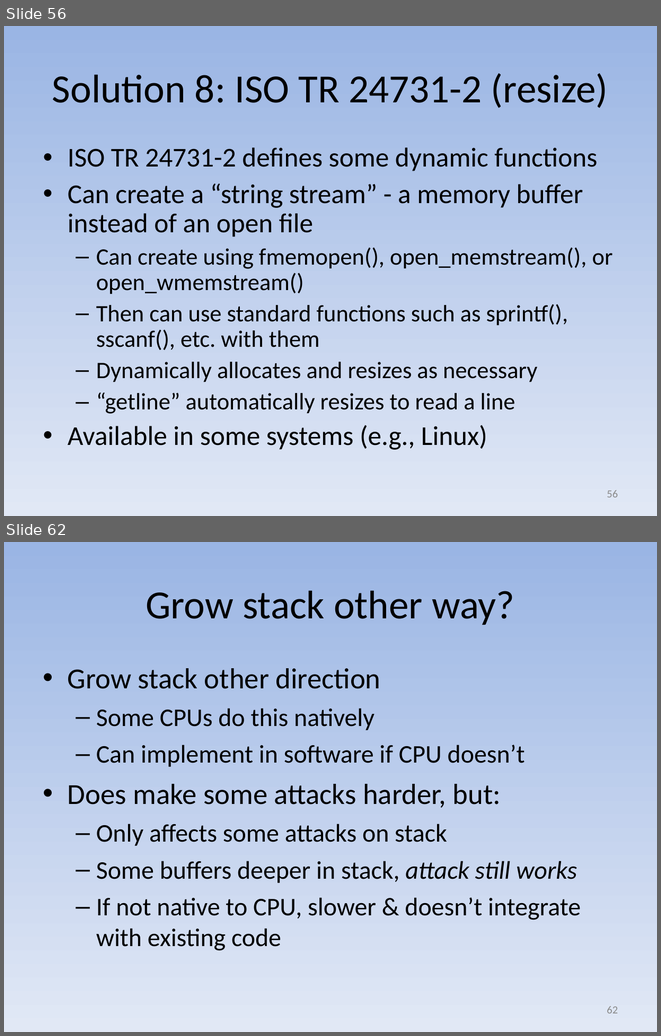
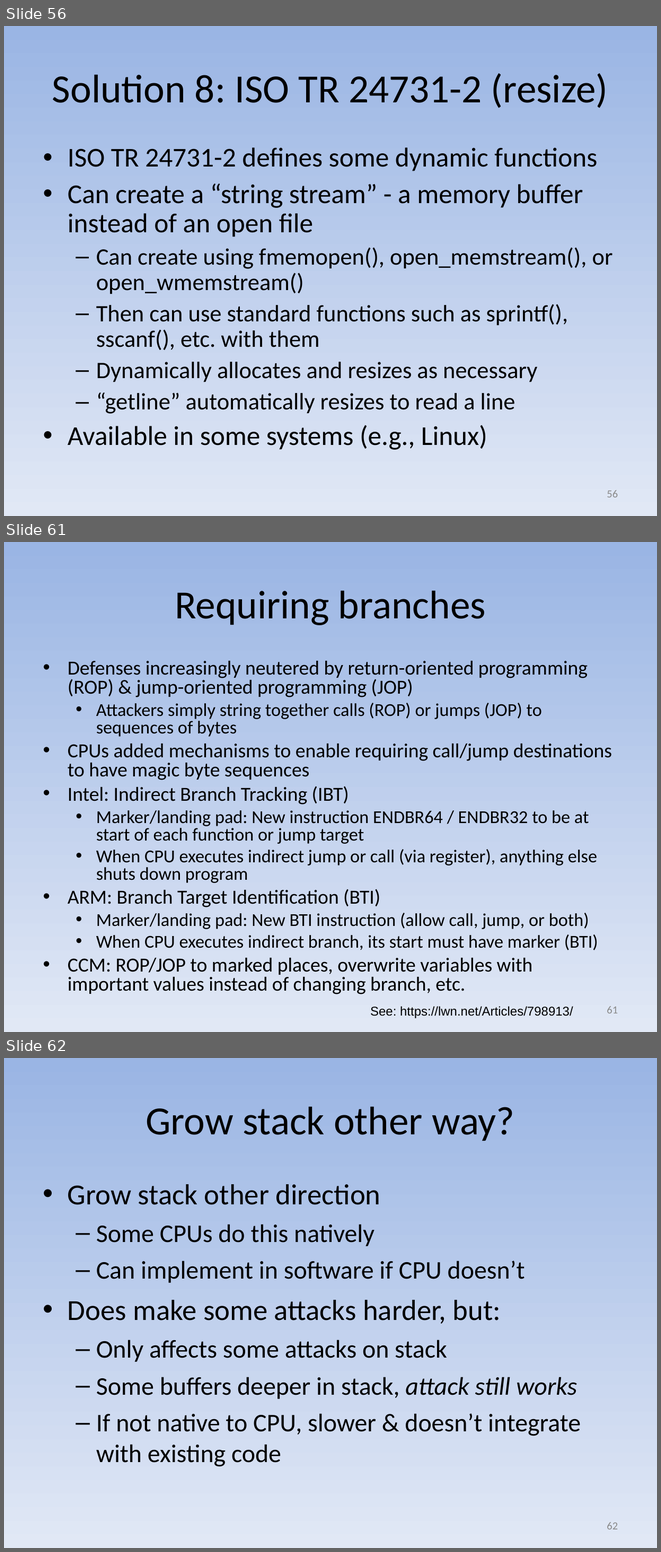
Before and after one commit to david-a-wheeler/david-a-wheeler.github.io, a slide deck: secure-class/presentations/Secure-Software-3-Buffer-Overflow.ppt. Shown one above the other, each under a label of ours: slides 56 and 62 before the commit, slides 56, 61 and 62 after it; the slides between them are not shown. The pictures are 661x1036 and 661x1552 pixels, drawn with LibreOffice and Linux fonts; fonts in the diff are those of the drawing. Boxes give left, top, right and bottom in pixels: in the first picture for what was removed or moved away, otherwise in the second. Text is boxed around its words. In the diff, an @@ line names an element or a change of style, - is before the commit and + after.

```diff
--- a/secure-class/presentations/Secure-Software-3-Buffer-Overflow.ppt
+++ b/secure-class/presentations/Secure-Software-3-Buffer-Overflow.ppt
@@ slide 61 added at (4, 542, 657, 1032), background gradient #9AB5E4 to #E1E8F5 @@
@@ title added at (175, 590, 486, 625), 44 pt, text #000000 @@
+Requiring branches
@@ text added at (68, 661, 612, 994), 20 pt, text #000000 @@
+• Defenses increasingly neutered by return-oriented programming (ROP) & jump-oriented programming (JOP)
+  • Attackers simply string together calls (ROP) or jumps (JOP) to sequences of bytes
+• CPUs added mechanisms to enable requiring call/jump destinations to have magic byte sequences
+• Intel: Indirect Branch Tracking (IBT)
+  • Marker/landing pad: New instruction ENDBR64 / ENDBR32 to be at start of each function or jump target
+  • When CPU executes indirect jump or call (via register), anything else shuts down program
+• ARM: Branch Target Identification (BTI)
+  • Marker/landing pad: New BTI instruction (allow call, jump, or both)
+  • When CPU executes indirect branch, its start must have marker (BTI)
+• CCM: ROP/JOP to marked places, overwrite variables with important values instead of changing branch, etc.
@@ text added at (370, 1006, 573, 1018), 14 pt, text #000000 @@
+See: https://lwn.net/Articles/798913/
@@ page number added at (607, 1006, 618, 1013), 12 pt, text #898989 @@
+61
```
Also in this commit, not shown: 7 slides changed, 1 other slide added, 2 slides removed.
